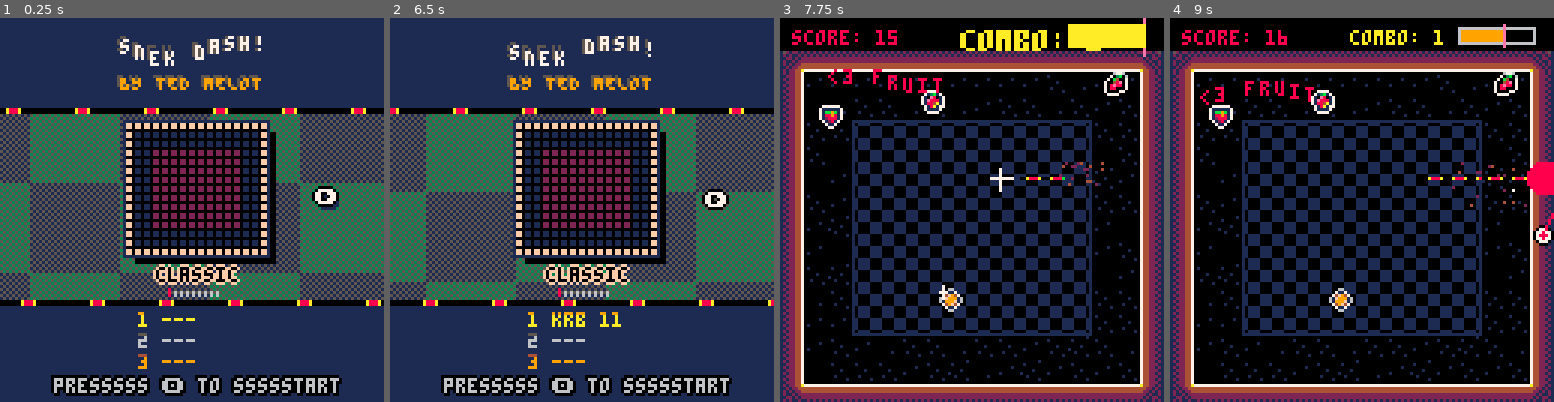
Above: before the commit, frames 1-4 (left to right).
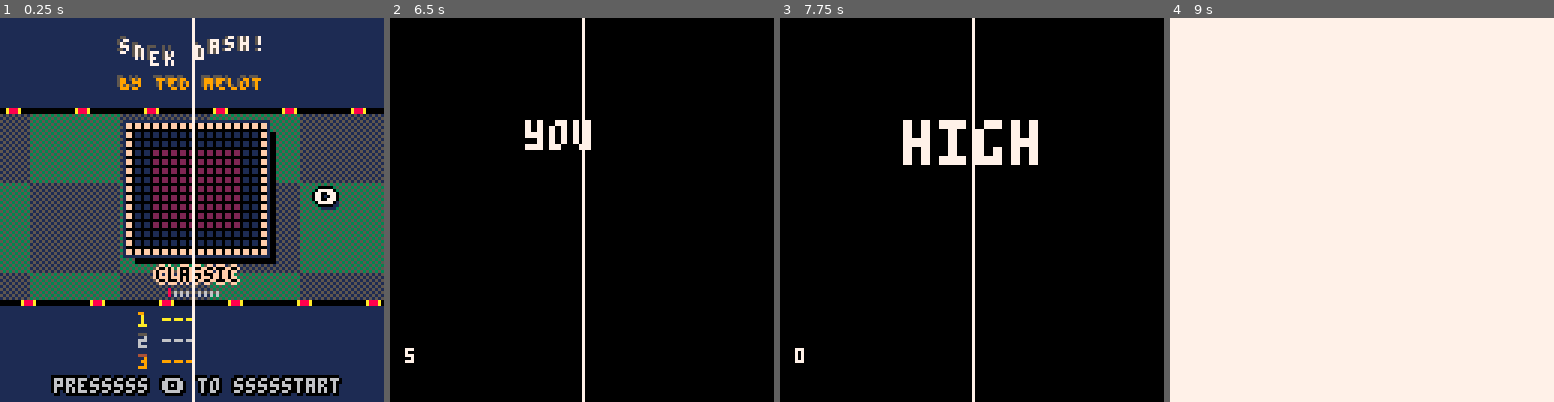
Above: after the commit, the same moments.

Repository: tmelot2/pico-8
Game: PICO-8 cartridge snekdash.p8
Same seed, same stepped clock (60 frames per second), same inputs: the game is played once before the commit and once after it.
Inputs:
- Up to frame 1 (0.25 s): no input
- Up to frame 2 (6.5 s): tap X (X key) at 0.33, 1.07, 1.85, 2.97, 4.08, 5.2, 6.32 s; tap O (Z key) at 0.7, 1.7, 2.1, 2.5, 2.9, 3.3, 3.7, 4.1, 4.5, 4.9, 5.3, 5.7, 6.1 s; hold Right 1.6-2.1 s; hold Up 2.15-2.42 s; hold Right 2.47-3.03 s; hold Left 3.08-3.58 s; hold Down 3.63-3.97 s; hold Right 4.02-4.68 s; hold Up 4.73-5.03 s; hold Left 5.08-5.68 s; hold Down 5.73-6.03 s; hold Right from 6.08 s (still down)
- Up to frame 3 (7.75 s): tap O (Z key) every 0.4 s from 6.5 to 7.7 s; release Right at 6.58 s; hold Right 6.63-7.13 s; hold Up 7.18-7.45 s; tap X (X key) at 7.43 s; hold Right from 7.5 s (still down)
- Up to frame 4 (9 s): release Right at 8.07 s; tap O (Z key) at 8.1, 8.5, 8.9 s; hold Left 8.12-8.62 s; tap X (X key) at 8.55 s; hold Down from 8.67 s (still down)

The runs differ from the first frame. In frame 1, 0.8% of the frame differs, in the area x 50-51%, y 0-100%; in frame 2, 87%; in frame 3, 46%; in frame 4, 97%, in the area x 0-100%, y 0-100%.

Commit message:
Add text bam on high score, tweak positions

Diff:
--- a/nameentry.p8
+++ b/nameentry.p8
@@ -109,7 +109,6 @@
 	for i=1,#hse.curNameIndexes do
 		letterIndex=hse.curNameIndexes[i]
 		letter=hse.letters[letterIndex]
-		print('letter='..letter)
 		name=name..letter
 	end
 	log('Submitted name ['..name..']')
--- a/snekdash.p8
+++ b/snekdash.p8
@@ -60,10 +60,11 @@
 
 -- game
 -- scenes
+-- 5 high score text bam / check
 -- 4 title to game transition
 scene=0
 timer=0
-score=0
+score=10
 dashamount=20
 dashframes=20
 comboNum=0
@@ -101,11 +102,11 @@
 play_music=false
 
 -- debug
-drawVerticalCenter=false
+drawVerticalCenter=true
 
 function _init()
   cartdata('tm-snek-dash')
-  -- reset_high_scores()
+  reset_high_scores()
 
   if (skiptitle==1) scene=1
 
@@ -113,6 +114,8 @@
     titleinit()
   elseif scene==1 then
     gameinit()
+  elseif scene==5 then
+    checkHighScoreInit()
   end
 end
 
@@ -137,6 +140,9 @@
 
   elseif scene==4 then
     togameupdate()
+
+  elseif scene==5 then
+    checkHighScoreUpdate()
 
   end
 end
@@ -152,6 +158,8 @@
    deaddraw()
   elseif scene==4 then
     togamedraw()
+  elseif scene==5 then
+    checkHighScoreDraw()
   end
 
   -- addDebug('cpu '..stat(1))
@@ -967,7 +975,7 @@
 	else
 		pauseTimer += 1
 		if pauseTimer > 80 then
-			gameoverinit()
+			checkHighScoreInit()
 		end
 	end
 end
@@ -994,6 +1002,52 @@
   	end
 	end
 	circles={}
+end
+
+function checkHighScoreInit()
+  slot=get_high_score_slot(curLevel, score)
+  -- slot=1
+  if score>0 and slot>0 then
+    log('will do text bam')
+    scene=5
+    textBam={
+      t=0,
+      curIndex=1,
+      text={
+        {str='     you',    d=18, scale=2},
+        {str='     got',    d=12, scale=2},
+        {str='    a',     d=12, scale=3},
+        {str='   high',   d=12, scale=3},
+        {str='score!', d=12, scale=5},
+      }
+    }
+  else
+    gameoverinit()
+  end
+end
+
+function checkHighScoreUpdate()
+  textBam.t+=1
+  if textBam.t == textBam.text[textBam.curIndex].d then
+    textBam.curIndex+=1
+    textBam.t=0
+    if textBam.curIndex > #textBam.text then
+      gameoverinit()
+    end
+  end
+end
+
+function checkHighScoreDraw()
+  local t=textBam.t
+
+  if textBam.curIndex == 5 and (t == 1 or t == 4) then
+    cls(6)
+  else
+    cls(0)
+  end
+  curText=textBam.text[textBam.curIndex]
+  scale_text(curText.str, 5, 34, 7, curText.scale)
+  print(textBam.t, 5, 110, 7)
 end
 
 function gameoverinit()
@@ -1070,9 +1124,9 @@
   cls()
   highscoredraw()
   local text='🅾️ try again'
-  wavyPrintAll(text,hcenter(text)-7,94,1,7)
+  wavyPrintAll(text,hcenter(text)-7,101,1,7)
   local text='❎ level select'
-  wavyPrintAll(text,hcenter(text)+4,102,1,7)
+  wavyPrintAll(text,hcenter(text)+4,109,1,7)
 end
 
 function highscoredraw()
@@ -1125,13 +1179,13 @@
 		if s.name=='' then n='___' else n=s.name end
 		sc=''..i..' '..n..' '..s.score
 		if i==1 then
-			print1stplace(sc, 45, by+(7*i))
+			print1stplace(sc, 49, by+(7*i))
 		elseif i==2 then
-			print2ndPlace(sc, 45, by+(7*i))
+			print2ndPlace(sc, 49, by+(7*i))
 		elseif i==3 then
-			print3rdPlace(sc, 45, by+(7*i))
+			print3rdPlace(sc, 49, by+(7*i))
 		else
-			print(sc, 45, by+(7*i),5)
+			print(sc, 49, by+(7*i),5)
 		end
 	end
 
--- /dev/null
+++ b/textbam.p8
@@ -0,0 +1,77 @@
+pico-8 cartridge // http://www.pico-8.com
+version 42
+__lua__
+
+textBam={
+	t=0,
+	curIndex=1,
+	text={
+		{str='you',    d=15, scale=2},
+		{str='got',    d=15, scale=2},
+		{str=' a',     d=15, scale=3},
+		{str='high',   d=15, scale=3},
+		{str='score!', d=15, scale=5},
+	}
+}
+
+function textBamInit()
+	-- textBam.t=textBam.text[1].d
+end
+
+function textBamUpdate()
+	textBam.t+=1
+	if textBam.t == textBam.text[textBam.curIndex].d then
+		textBam.curIndex+=1
+		textBam.t=0
+	end
+end
+
+function textBamDraw()
+	local t=textBam.t
+
+	if t == 1 or t == 4 then
+		cls(6)
+	end
+	curText=textBam.text[textBam.curIndex]
+	scale_text(curText.str, 5, 34, 7, curText.scale)
+	print(textBam.t, 5, 110, 7)
+	end
+
+function _init()
+	textBamInit()
+end
+
+function _update60()
+	textBamUpdate()
+end
+
+function _draw()
+	cls(0)
+	textBamDraw()
+end
+
+function scale_text(str,x,y,c,scale)
+	-- https://www.lexaloffle.com/bbs/?pid=114184#p
+    memcpy(0x4300,0x0,0x0200)
+    memset(0x0,0,0x0200)
+    poke(0x5f55,0x00)
+    print(str,0,0,7)
+    poke(0x5f55,0x60)
+
+    local w,h = #str*4,5
+    pal(7,c)
+    palt(0,true)
+    sspr(0,0,w,h,x,y,w*scale,h*scale)
+    pal()
+
+    memcpy(0x0,0x4300,0x0200)
+end
+
+
+__gfx__
+00000000000000000000000000000000000000000000000000000000000000000000000000000000000000000000000000000000000000000000000000000000
+00000000000000000000000000000000000000000000000000000000000000000000000000000000000000000000000000000000000000000000000000000000
+00700700000000000000000000000000000000000000000000000000000000000000000000000000000000000000000000000000000000000000000000000000
+00077000000000000000000000000000000000000000000000000000000000000000000000000000000000000000000000000000000000000000000000000000
+00077000000000000000000000000000000000000000000000000000000000000000000000000000000000000000000000000000000000000000000000000000
+00700700000000000000000000000000000000000000000000000000000000000000000000000000000000000000000000000000000000000000000000000000
